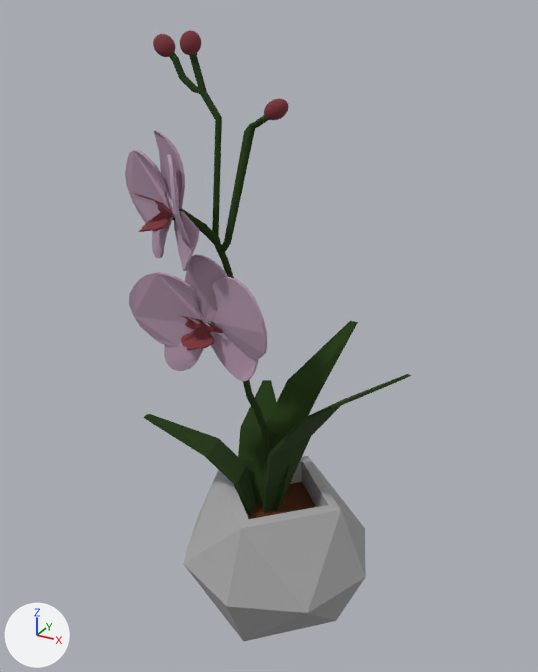
Two versions of the glTF model Gardening/orchid/orchid.gltf, one commit apart.
The view is the same before and after, from a 50 mm lens placed at (0.298, -0.557, 0.573), pointed at (-0.009, 0.002, 0.294). The lights are fixed; the arrows at lower left show +X, +Y and +Z.

In view in the first picture: 'node-0'.
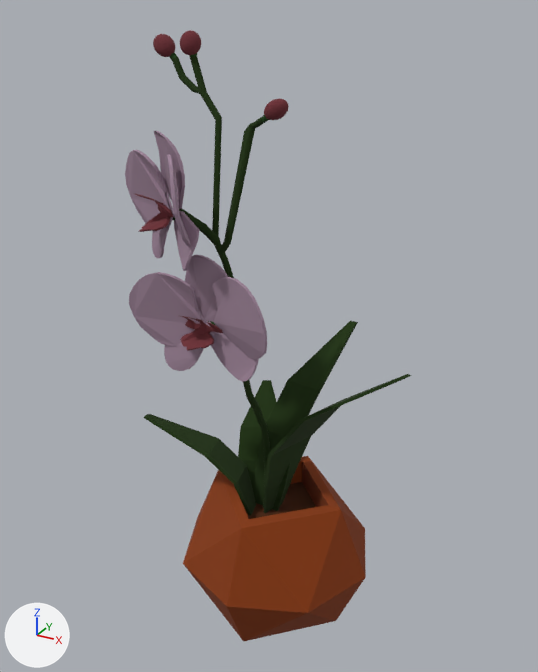
The newer file is also turned or shifted as a whole; pictures and numbers use the older file's frame.

Changed parts and their boxes [x1, y1, x2, y2] in the pictures (538 x 672 px):
'node-0', recoloured (grey to brown)
    both: [125, 32, 366, 641]

What changed in the scene script:
```text
Change mat_material__289:
    mat_material__289.base_color: (0.376, 0.376, 0.376) -> (0.237, 0.0377, 0.0)  # grey #a5a5a5 -> brown #863700
```
